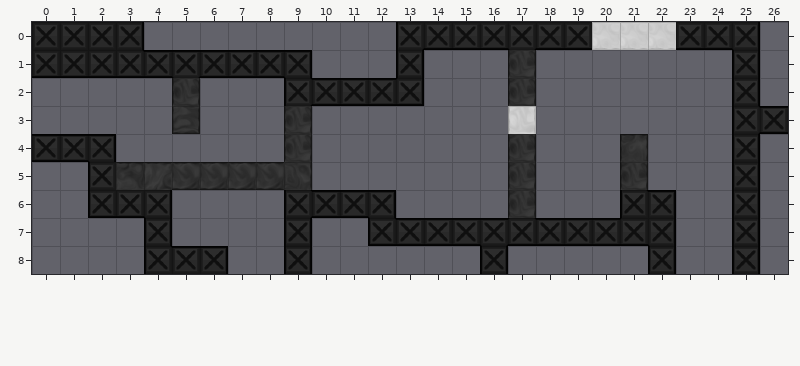
An edit to a level. Tiled map, assets/tilemaps/firstPortal.tmx. Above is the file before it was changed.
Cells are 64x64 px. Shown: x 0..26, y 0..8.
New version:
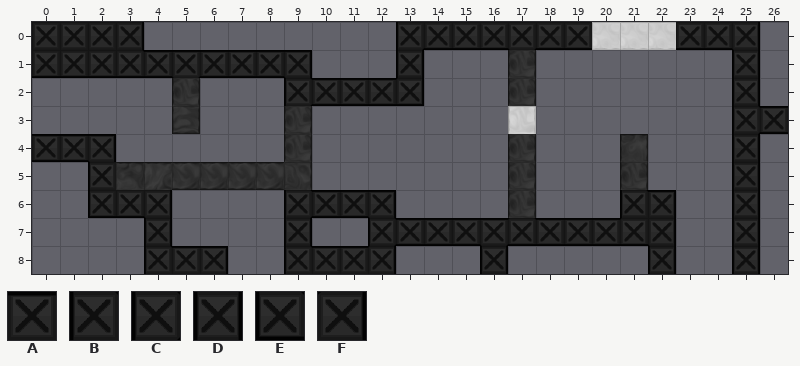
Key: from "black_indestructable": A 6, B 21, C 22, D 24, E 38, F 42.
_ is an empty cell, . an unchanged one.
Difference:
--- layer "tile"
@@ x 9..12 @@
-7 ...E
-8 D___
+7 ...C
+8 BAAF
Where, in picture pixels (left, top, right, bottom), the same in both pictures:
changed: (310, 244, 396, 274)
